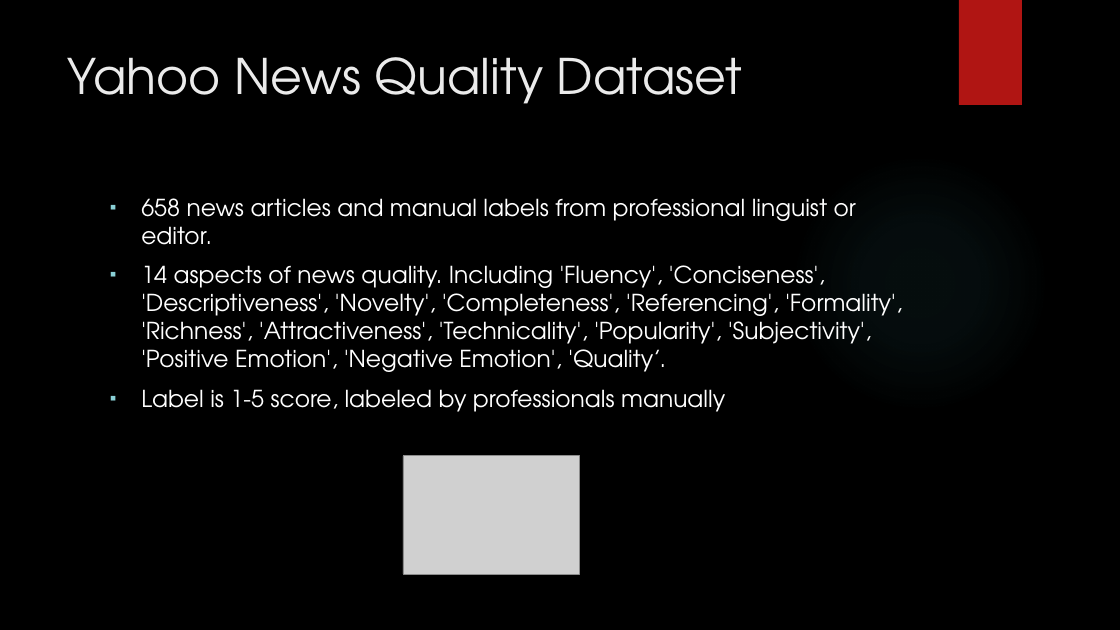
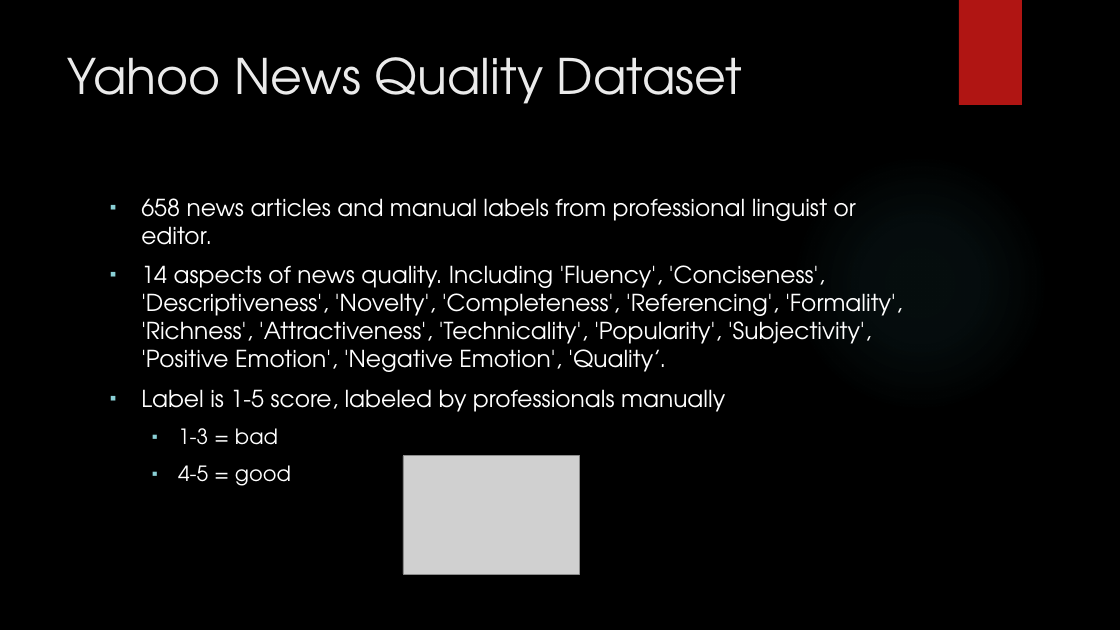
Before and after one commit to yanglinfang/W266FakeNewsIdentification, a slide deck: slide 3 of Low Quality News Identification.pptx. Drawn at 1120x630 pixels with LibreOffice and Linux fonts; fonts in the diff are those of the drawing; grey boxes stand for pictures; background and template pictures are left out. Boxes give left, top, right and bottom in pixels: in the first picture for what was removed or moved away, otherwise in the second. Text is boxed around its words. In the diff, an @@ line names an element or a change of style, - is before the commit and + after.

```diff
--- a/Low Quality News Identification.pptx
+++ b/Low Quality News Identification.pptx
@@ text at (178, 428, 291, 486): paragraphs added @@
+  ▪ 1-3 = bad
+  ▪ 4-5 = good
```
Also in this commit, not shown: 2 other slides changed.
